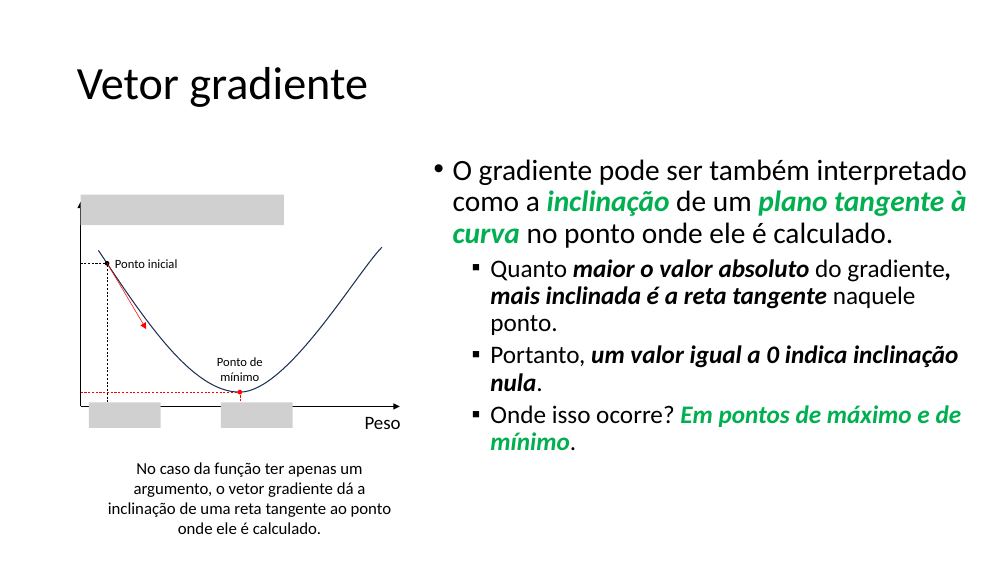
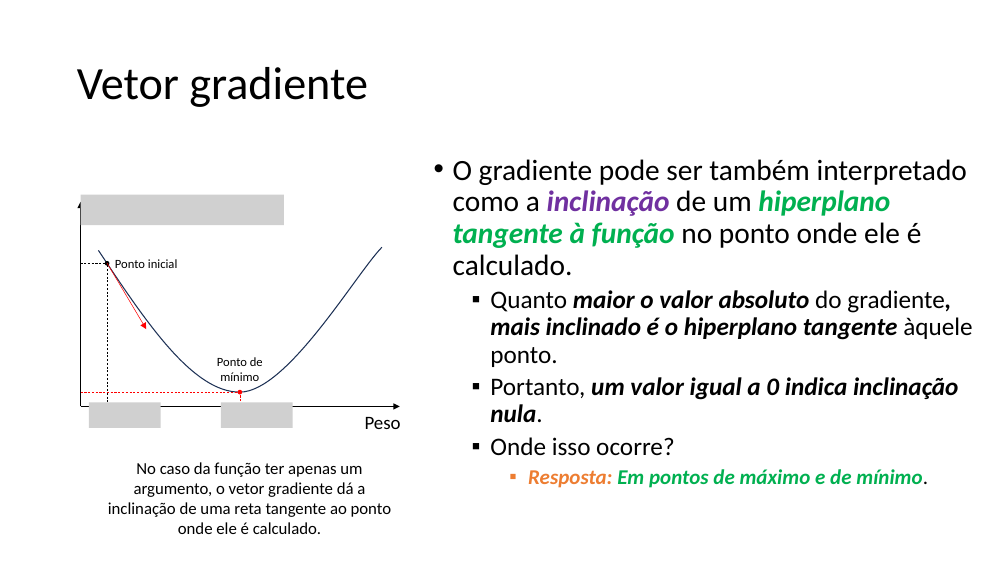
Before and after one commit to zz4fap/tp557-iot-ml, a slide deck: slide 11 of slides/TP557_6_Minimizando_o_erro.pptx (slide 10 before the commit). Drawn at 1008x567 pixels with LibreOffice and Linux fonts; fonts in the diff are those of the drawing; grey boxes stand for pictures. Boxes give left, top, right and bottom in pixels: in the first picture for what was removed or moved away, otherwise in the second. Text is boxed around its words. In the diff, an @@ line names an element or a change of style, - is before the commit and + after.

```diff
--- a/slides/TP557_6_Minimizando_o_erro.pptx
+++ b/slides/TP557_6_Minimizando_o_erro.pptx
@@ text at box(453, 159, 972, 367): text changed @@
-• O gradiente pode ser também interpretado como a inclinação de um plano tangente à curva no ponto onde ele é calculado.
-  ▪ Quanto maior o valor absoluto do gradiente, mais inclinada é a reta tangente naquele ponto.
+• O gradiente pode ser também interpretado como a inclinação de um hiperplano tangente à função no ponto onde ele é calculado.
+  ▪ Quanto maior o valor absoluto do gradiente, mais inclinado é o hiperplano tangente àquele ponto.
@@ text at box(490, 437, 928, 488): text changed; size 24 to 20 pt @@
-  ▪ Onde isso ocorre? Em pontos de máximo e de mínimo.
+  ▪ Onde isso ocorre?
+    ▪ Resposta: Em pontos de máximo e de mínimo.
```
Also in this commit, not shown: 10 other slides changed, 3 slides added.
